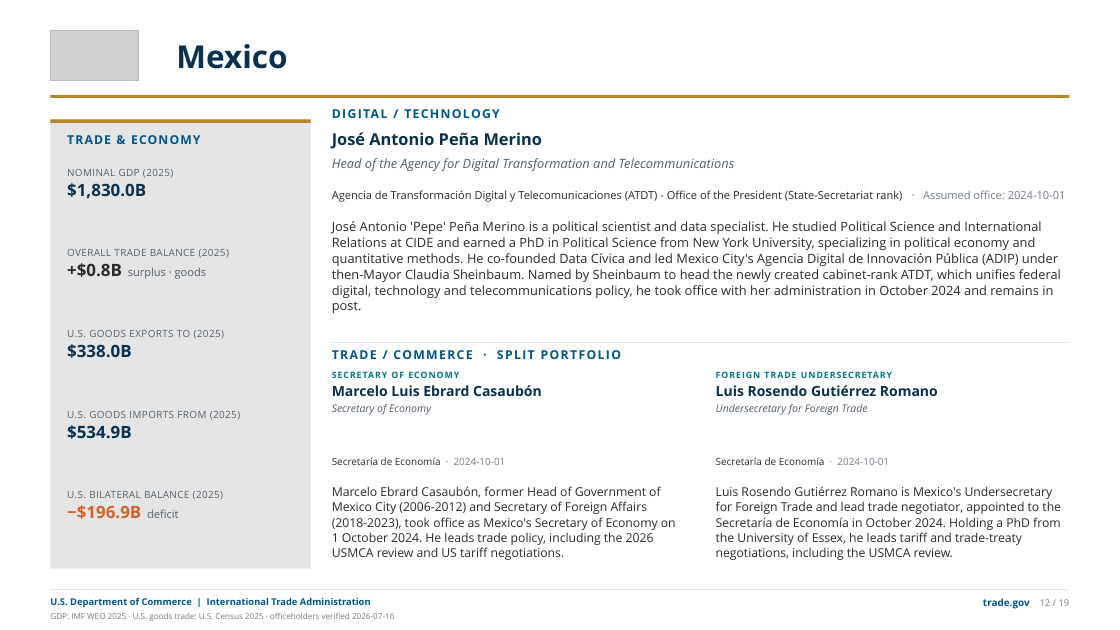
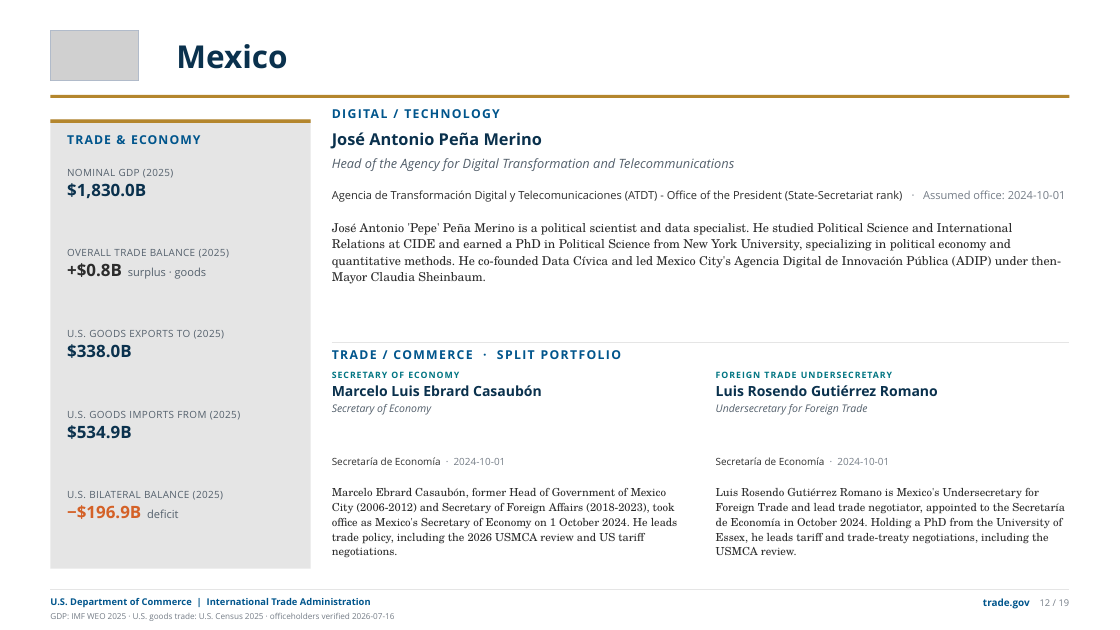
Before and after one commit to jsilbs18-cloud/Photo, a slide deck: slide 16 of output/g20-ministers-trade-deck.pptx. Drawn at 1120x630 pixels with LibreOffice and Linux fonts; fonts in the diff are those of the drawing; grey boxes stand for pictures. Boxes give left, top, right and bottom in pixels: in the first picture for what was removed or moved away, otherwise in the second. Text is boxed around its words. In the diff, an @@ line names an element or a change of style, - is before the commit and + after.

```diff
--- a/output/g20-ministers-trade-deck.pptx
+++ b/output/g20-ministers-trade-deck.pptx
@@ text at [332,223,1061,284]: text changed; size 11 to 10.5 pt; font Open Sans to TeX Gyre Schola @@
-José Antonio 'Pepe' Peña Merino is a political scientist and data specialist. He studied Political Science and International Relations at CIDE and earned a PhD in Political Science from New York University, specializing in political economy and quantitative methods. He co-founded Data Cívica and led Mexico City's Agencia Digital de Innovación Pública (ADIP) under then-Mayor Claudia Sheinbaum. Named by Sheinbaum to head the newly created cabinet-rank ATDT, which unifies federal digital, technology and telecommunications policy, he took office with her administration in October 2024 and remains in post.
+José Antonio 'Pepe' Peña Merino is a political scientist and data specialist. He studied Political Science and International Relations at CIDE and earned a PhD in Political Science from New York University, specializing in political economy and quantitative methods. He co-founded Data Cívica and led Mexico City's Agencia Digital de Innovación Pública (ADIP) under then-Mayor Claudia Sheinbaum.
@@ text "Marcelo Ebrard Casaubón, former Head ..." at [332,488,678,558]: size 10.5 to 9.5 pt, font Open Sans to TeX Gyre Schola; line spacing 1.04 to 1.12 @@
@@ text "Luis Rosendo Gutiérrez Romano is ..." at [716,488,1065,555]: size 10.5 to 9.5 pt, font Open Sans to TeX Gyre Schola; line spacing 1.04 to 1.12 @@
```
Also in this commit, not shown: 21 other slides changed, 13 other files.
